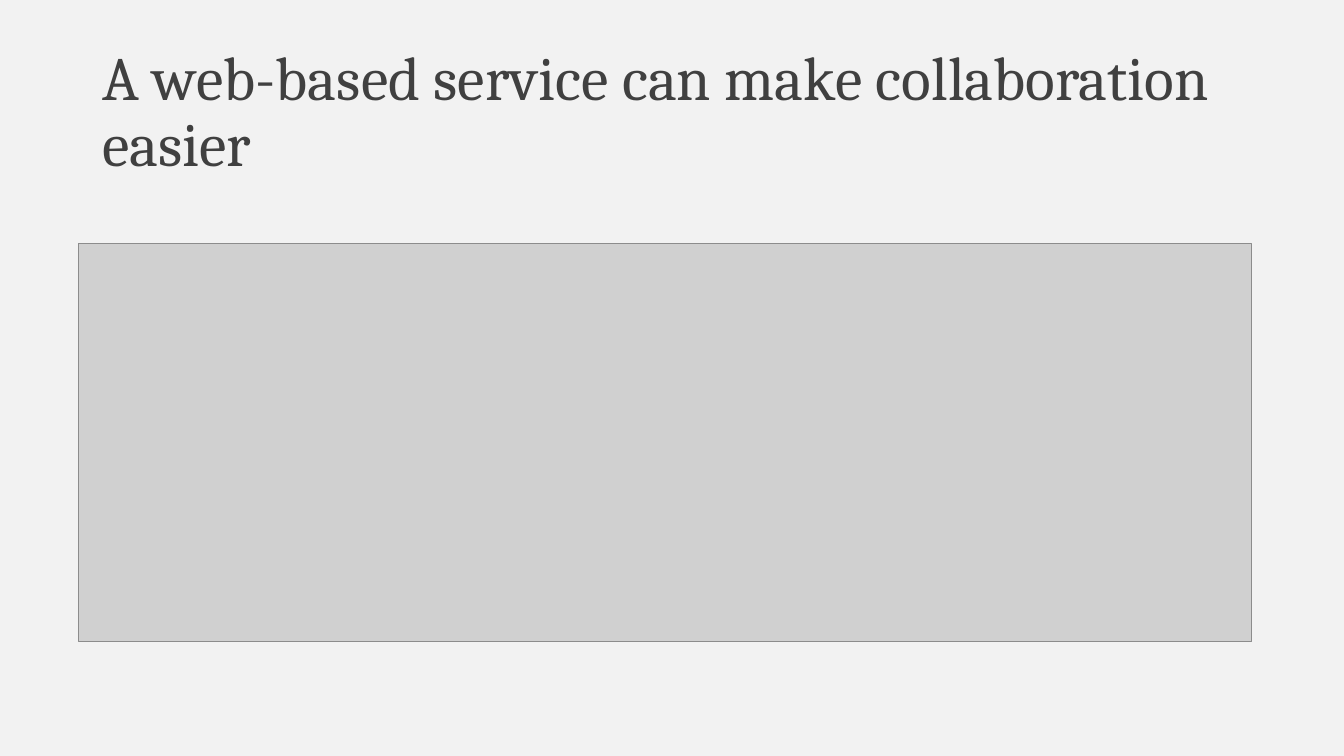
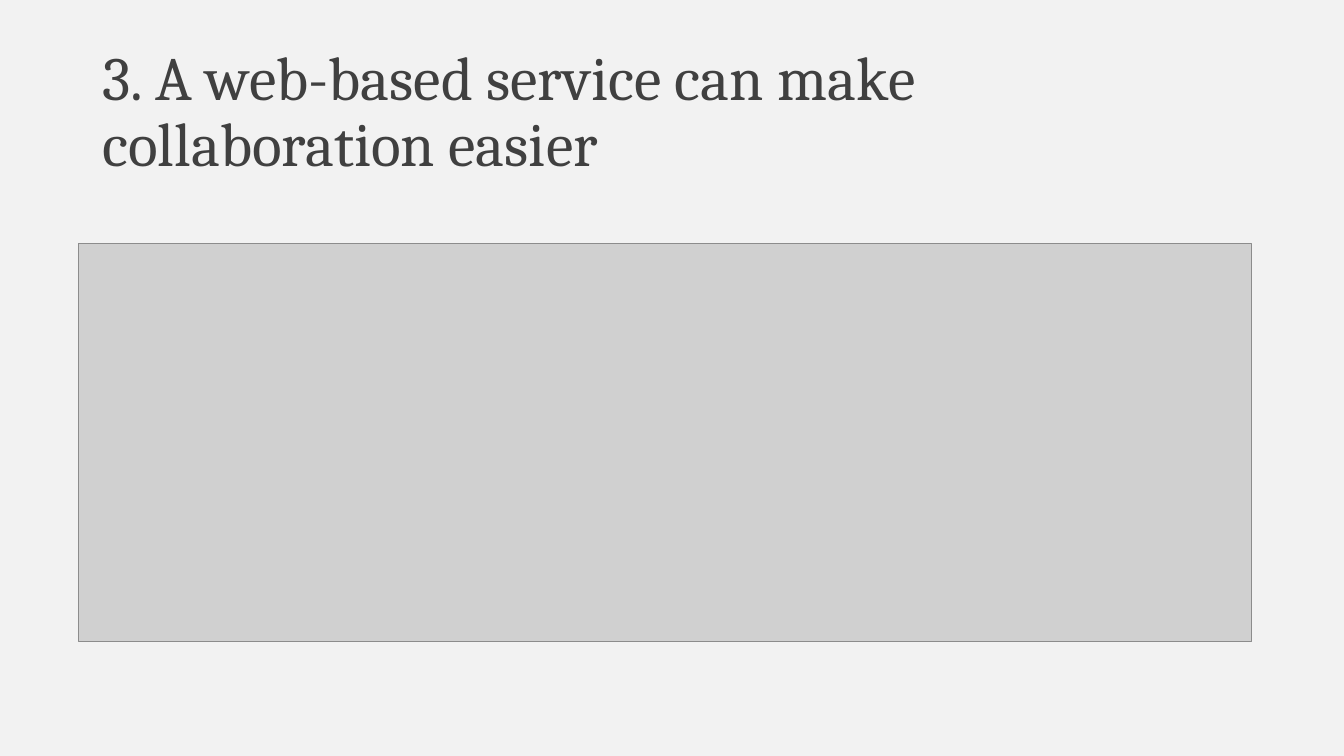
Before and after one commit to falconair/ProgrammingForAnalytics, a slide deck: slide 7 of lectures/050_git_version_control/Why do you need version control.pptx. Drawn at 1344x756 pixels with LibreOffice and Linux fonts; fonts in the diff are those of the drawing; grey boxes stand for pictures. Boxes give left, top, right and bottom in pixels: in the first picture for what was removed or moved away, otherwise in the second. Text is boxed around its words. In the diff, an @@ line names an element or a change of style, - is before the commit and + after.

```diff
--- a/lectures/050_git_version_control/Why do you need version control.pptx
+++ b/lectures/050_git_version_control/Why do you need version control.pptx
@@ title at <box>102,57,916,167</box>: text changed @@
-A web-based service can make collaboration easier
+3. A web-based service can make collaboration easier
```
Also in this commit, not shown: 9 other slides changed, 5 slides added, 1 other file.
